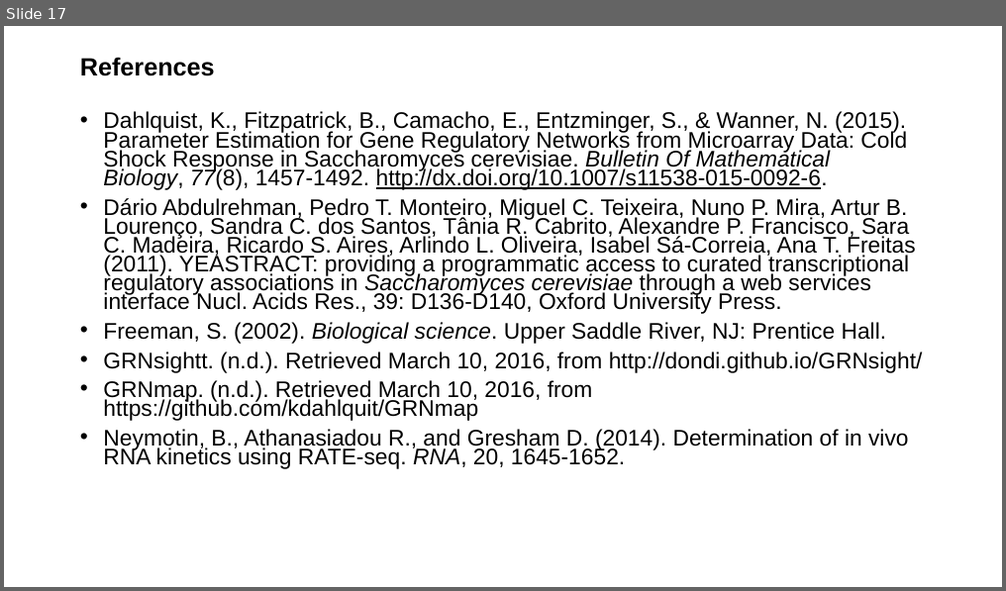
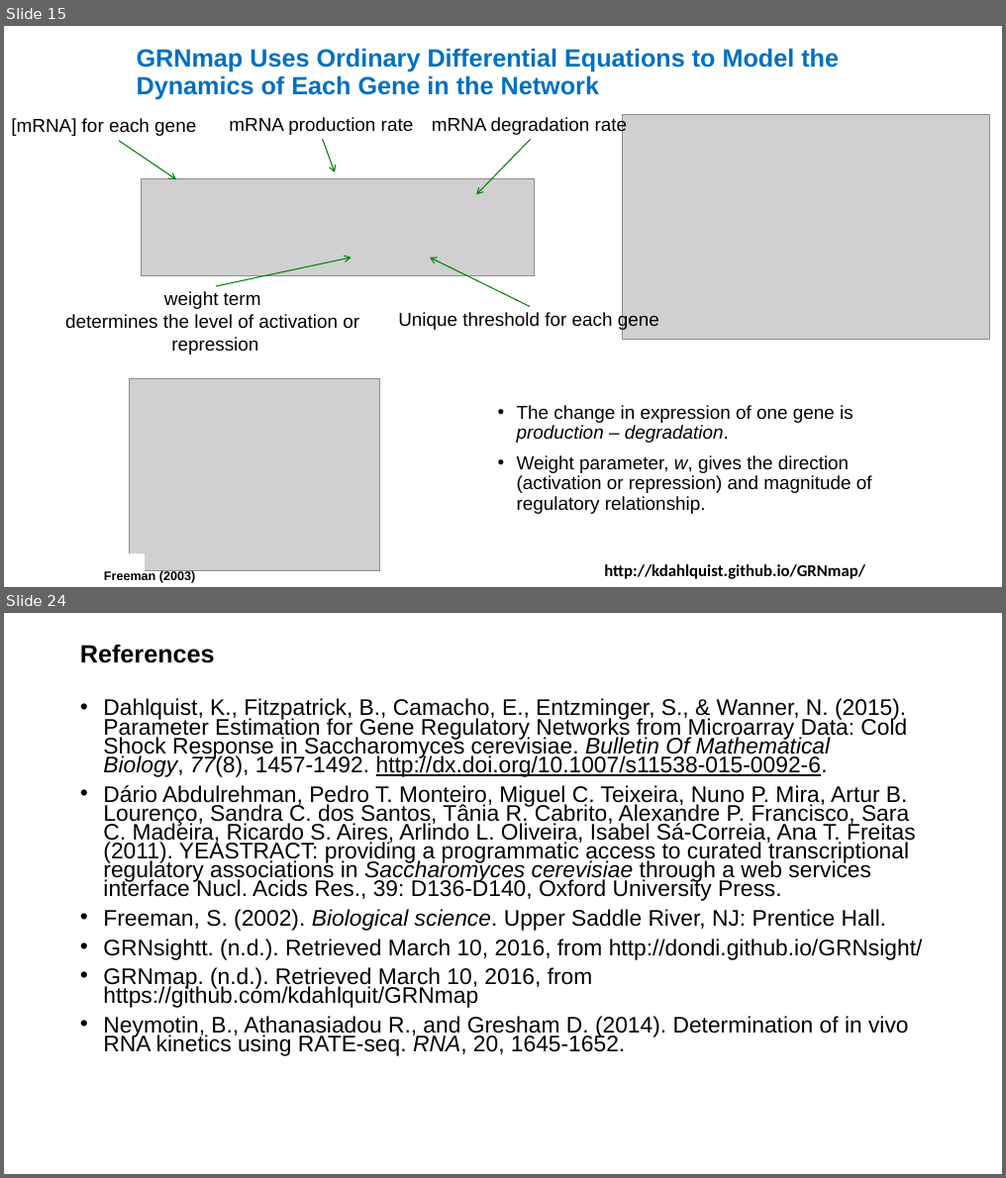
Before and after one commit to kdahlquist/GRNmap, a slide deck: documents/presentations/LMUURS17_NEW.pptx. Shown one above the other, each under a label of ours: slide 17 before the commit, slides 15 and 24 after it; the slides between them are not shown. The pictures are 1006x591 and 1006x1178 pixels, drawn with LibreOffice and Linux fonts; fonts in the diff are those of the drawing; grey boxes stand for pictures. Boxes give left, top, right and bottom in pixels: in the first picture for what was removed or moved away, otherwise in the second. Text is boxed around its words. In the diff, an @@ line names an element or a change of style, - is before the commit and + after.

```diff
--- a/documents/presentations/LMUURS17_NEW.pptx
+++ b/documents/presentations/LMUURS17_NEW.pptx
@@ slide 15 added at (4,26,1002,587), background #FFFFFF @@
@@ title added at (137,48,839,99), 24 pt, text #0070C0, bold @@
+GRNmap Uses Ordinary Differential Equations to Model the Dynamics of Each Gene in the Network
@@ text added at (11,118,196,136), 18 pt, text #000000 @@
+[mRNA] for each gene
@@ arrow added from (119, 141) to (176, 179), #008000 1 pt @@
@@ text added at (229,117,414,135), 18 pt, text #000000 @@
+mRNA production rate
@@ arrow added from (322, 139) to (335, 173), #008000 1 pt @@
@@ text added at (432,116,628,135), 18 pt, text #000000 @@
+mRNA degradation rate
@@ arrow added from (531, 139) to (476, 194), #008000 1 pt @@
@@ picture added at (623,115,990,339) @@
@@ picture added at (141,178,534,276) @@
@@ arrow added from (216, 286) to (351, 258), #008000 1 pt @@
@@ arrow added from (531, 307) to (430, 258), #008000 1 pt @@
@@ text added at (65,291,359,355), 18 pt, text #000000 @@
+weight term
+determines the level of activation or
+repression
@@ text added at (398,311,659,330), 18 pt, text #000000 @@
+Unique threshold for each gene
@@ picture added at (129,378,380,571) @@
@@ text added at (517,405,872,514), 18 pt, text #000000 @@
+• The change in expression of one gene is production – degradation.
+• Weight parameter, w, gives the direction (activation or repression) and magnitude of regulatory relationship.
@@ rectangle added at (114,555,145,587), fill #FFFFFF @@
@@ text added at (104,570,195,583), 12 pt, text #000000, bold @@
+Freeman (2003)
@@ text added at (604,565,865,579), 16 pt, text #000000, bold @@
+http://kdahlquist.github.io/GRNmap/
@@ what was slide 17 is now slide 24 @@
```
Also in this commit, not shown: 15 slides changed, 7 other slides added, 1 slide removed.
